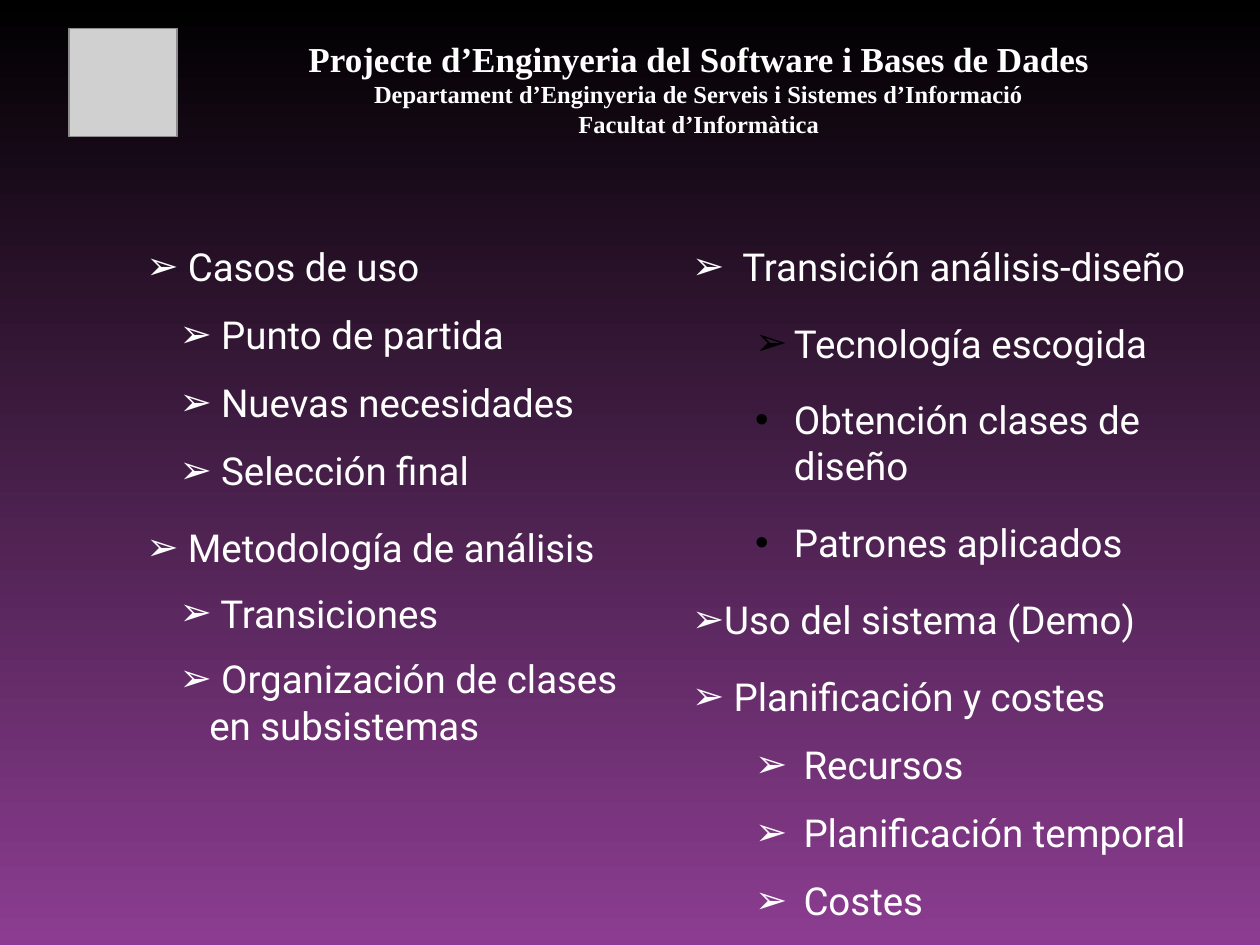
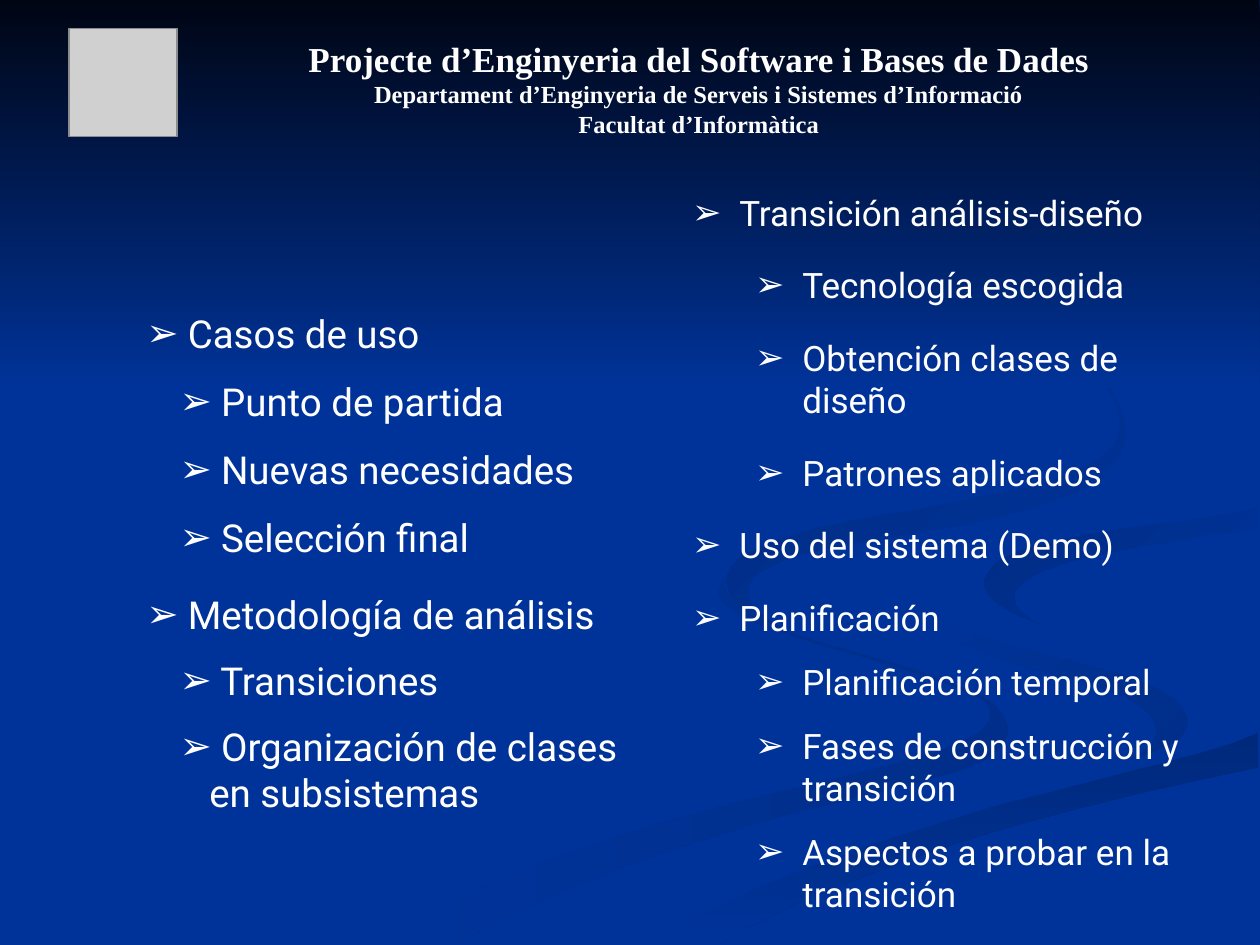
Before and after one commit to mvm9289/escfib, a slide deck: slide 2 of Docs/0910Q2-08-E-1.0-Presentacion.ppt. Drawn at 1260x945 pixels with LibreOffice and Linux fonts; fonts in the diff are those of the drawing; grey boxes stand for pictures. Boxes give left, top, right and bottom in pixels: in the first picture for what was removed or moved away, otherwise in the second. Text is boxed around its words. In the diff, an @@ line names an element or a change of style, - is before the commit and + after.

```diff
--- a/Docs/0910Q2-08-E-1.0-Presentacion.ppt
+++ b/Docs/0910Q2-08-E-1.0-Presentacion.ppt
@@ background gradient #000000 to #8C3D91 to #003399 @@
@@ group added at [0, 0, 1260, 944]: 7 freeform shapes @@
@@ text "Transición análisis-diseño": place and size @@
-text "Transición análisis-diseño" at [724, 252, 1186, 916]
+text "Transición análisis-diseño" at [739, 199, 1179, 908]
@@ text at [739, 199, 1150, 702]: size 22 to 20 pt in "Transición análisis-diseño", "Tecnología escogida", "Obtención clases de diseño", "Patrones aplicados" and 2 more places; indent changed; bullet colour #000000 to #FFFFFF; bullet • to ➢ @@
@@ text "Casos de uso": place and size @@
-text "Casos de uso" at [188, 252, 617, 741]
+text "Casos de uso" at [188, 319, 617, 808]
@@ text at [739, 604, 939, 632]: text changed; size 22 to 20 pt @@
-➢ Planificación y costes
-  ➢ Recursos
+➢ Planificación
@@ text at [802, 732, 1179, 908]: text changed; size 22 to 20 pt @@
-  ➢ Costes
+  ➢ Fases de construcción y transición
+  ➢ Aspectos a probar en la transición
```
Also in this commit, not shown: 23 other slides changed, 1 slide removed.
